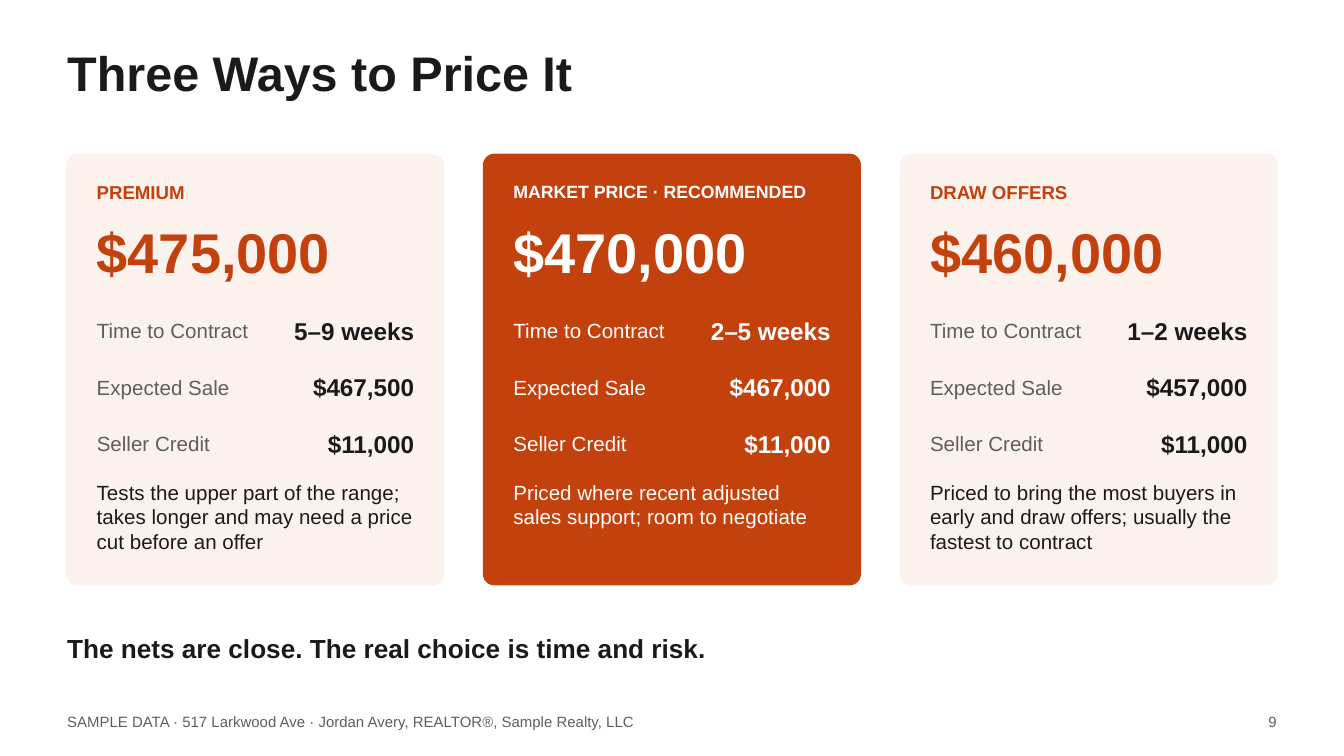
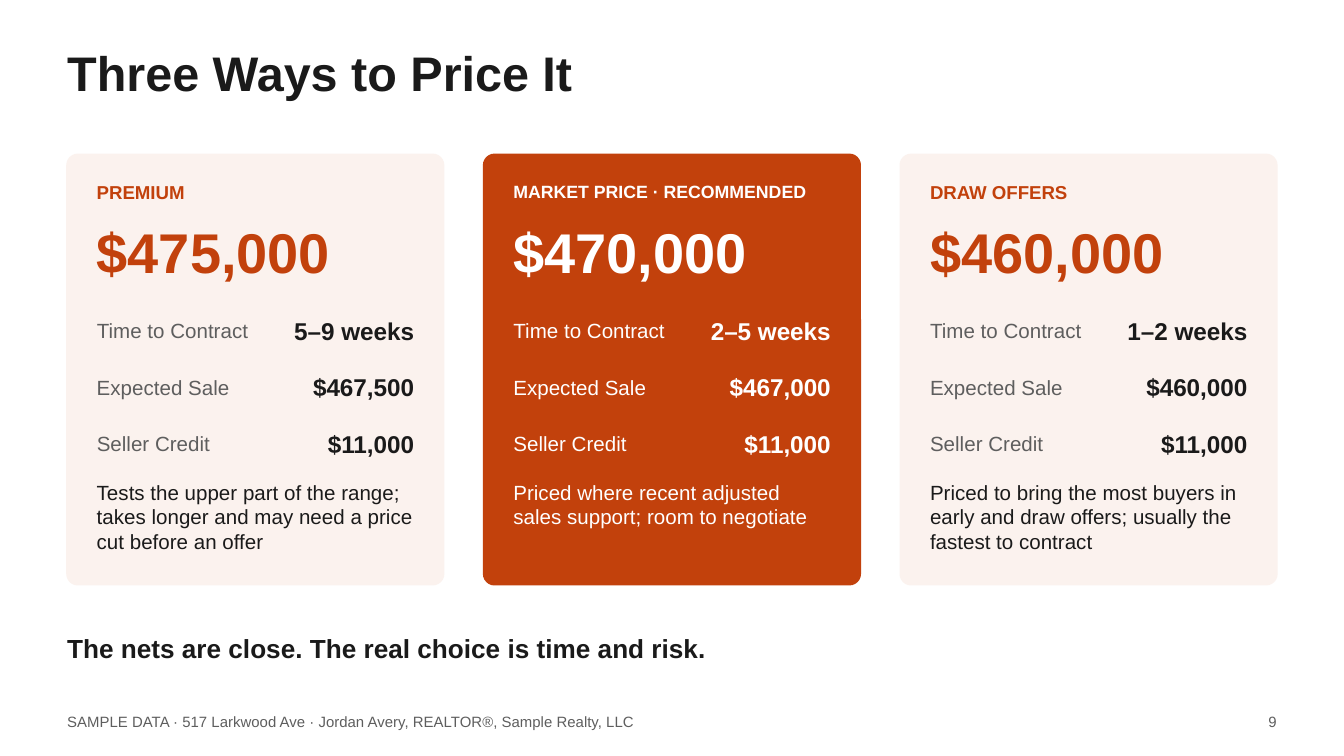
Before and after one commit to axelrivera/real-estate-skills, a slide deck: slide 9 of samples/seller-cma/517-Larkwood-Ave-Listing-Presentation.pptx. Drawn at 1344x756 pixels with LibreOffice and Linux fonts; fonts in the diff are those of the drawing. Boxes give left, top, right and bottom in pixels: in the first picture for what was removed or moved away, otherwise in the second. Text is boxed around its words. In the diff, an @@ line names an element or a change of style, - is before the commit and + after.

```diff
--- a/samples/seller-cma/517-Larkwood-Ave-Listing-Presentation.pptx
+++ b/samples/seller-cma/517-Larkwood-Ave-Listing-Presentation.pptx
@@ text at [1146,378,1247,400]: text changed @@
-$457,000
+$460,000
```
Also in this commit, not shown: 2 other slides changed, 3 other files.
